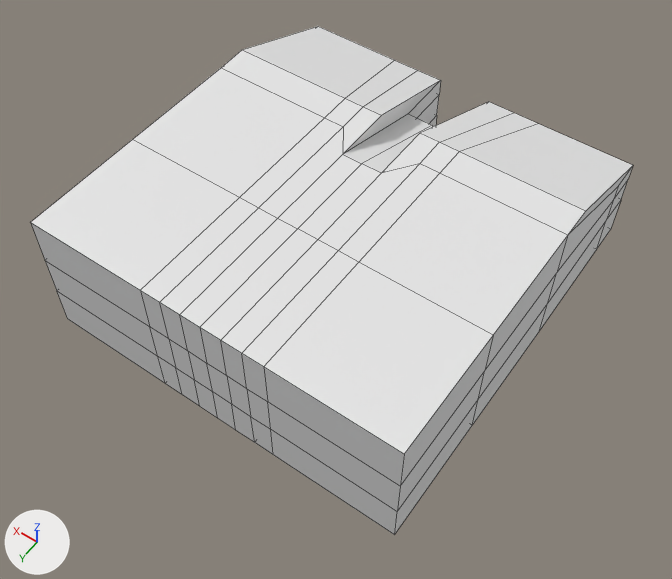
One commit to the Blender file Assets/Art/Blender/house-bot-1.blend: the scene before it, then after it.
One viewpoint serves both versions: a 50 mm lens placed at (-1.76, 2.5, 4.14), pointed at (-0.09, 0.17, 0.48). The axes (+X, +Y, +Z) are drawn at lower left. The lights are the same throughout. Mesh edges are drawn as thin lines.
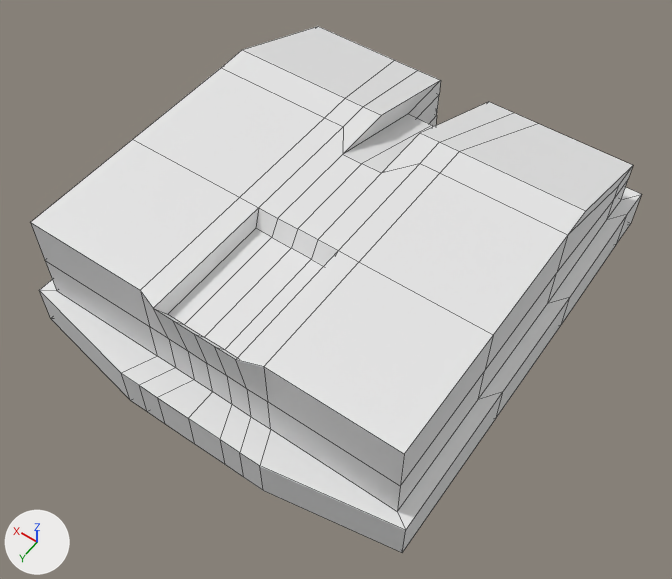
Commit message: house bot work in progress

The change in detail:
me_cube is used by ob_cube; location (0.0, 0.0, 0.0).
me_cube had 78 vertices, 71 faces and spanned x 0.0..1.0, y -1.18..1.0, z 0.29..1.03.
me_cube now has 200 vertices, 198 faces and spans x -1.07..1.07, y -1.28..1.17, z 0.29..1.03.
Part 1, on me_cube:
3 vertices are removed from x 0.0..0.22, y 1.0, z 1.02.
17 faces are deleted.
61 vertices are added at x -1.07..1.07, y -1.28..1.17, z 0.29..1.03.
12 new vertices lie (0.07, -0.1, 0.0) away from vertices in x 0.15..1.0, y -1.18..0.33, z 0.29..0.53.
7 new vertices lie (-0.11, 0.0, 0.0) away from vertices in x 0.0, y -0.33..1.0, z 0.29..1.02.
6 new vertices lie (-0.15, 0.0, 0.0) away from vertices in x 0.0..0.53, y -1.28..-0.84, z 0.29..0.78.
6 new vertices lie (-0.11, 0.0, 0.0) away from vertices in x -0.11, y -0.33..1.0, z 0.29..1.02.
6 new vertices lie (-0.11, 0.0, 0.0) away from vertices in x -0.22, y -0.33..1.0, z 0.29..1.02.
6 new vertices lie (-0.67, 0.0, 0.0) away from vertices in x -0.33, y -0.33..1.0, z 0.29..1.02.
5 new vertices lie (0.0, 0.04, 0.26) away from vertices in x -0.22..0.22, y 1.0, z 0.76.
5 new vertices lie (0.0, -0.66, 0.0) away from vertices in x -1.0..-0.22, y 0.33, z 0.52..1.02.
5 new vertices lie (-0.07, -0.1, 0.0) away from vertices in x -1.0, y -1.0..0.33, z 0.29..0.52.
6 new vertices lie (-0.07, -0.1, 0.0) away from vertices in x -1.0..-0.15, y -1.18, z 0.29..0.53.
144 new faces join them.
Object 'Cube' (ob_cube) loses its MIRROR modifier named 'Mirror'.
Modifier setting removed (it was use_clip = True).

Pixel boxes [x1, y1, x2, y2] of what changed, in the pictures (672 x 579 px):
'Cube', reshaped, modifiers changed
    before: [31, 26, 633, 535]
    after: [31, 26, 641, 553]
part 1 of me_cube, built on
    before: [57, 200, 621, 535]
    after: [39, 185, 641, 553]
